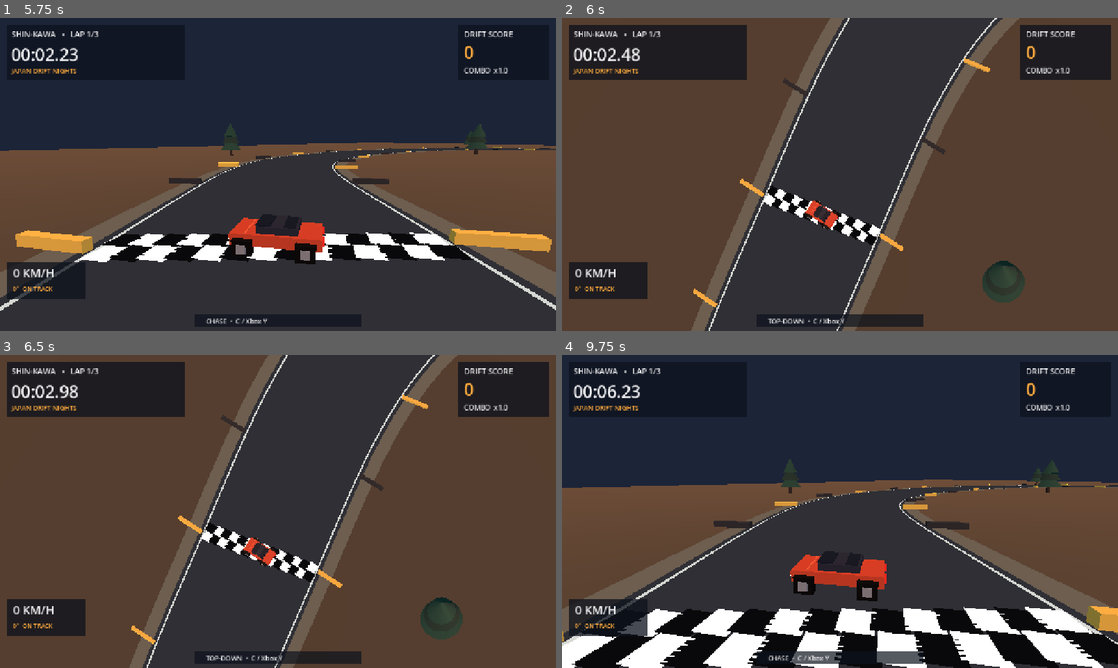
Above: before the commit, frames 1-4 (two rows, left to right).
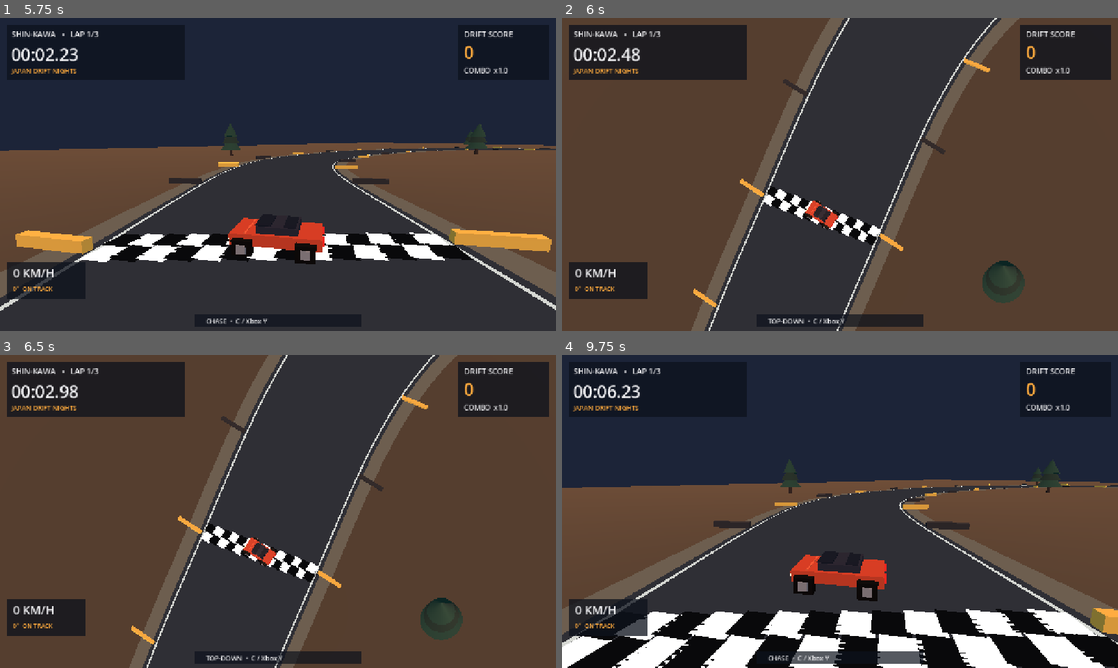
Above: after the commit, the same moments.

Repository: karllondor/Nitro-Wheelz-
Game: Godot game, scene res://scenes/boot.tscn
Same seed, same stepped clock (60 frames per second), same inputs: the game is played once before the commit and once after it.
Inputs (mouse positions are in pixels of both pictures, inside the frame that each line leads up to):
- Up to frame 1 (5.75 s): click "START DRIFT SESSION" at 0.5 s; tap Enter at 1.25 s; move the mouse to (400, 158) at 1.27 s; hold D (move_right) 1.28-2 s; hold Space (action_primary) 1.28-2 s; click (400, 158) at 1.42 s; drag from (166, 190) to (250, 237) at 2.02 s; move the mouse to (333, 105) at 2.77 s; hold D (move_right) 2.78-3.5 s; hold C (camera_toggle) 2.78-3.5 s; tap R (race_restart) at 3.5 s; drag from (250, 237) to (111, 127) at 3.52 s; move the mouse to (444, 221) at 4.27 s; hold A (move_left) 4.28-5 s; hold Space (action_primary) 4.28-5 s; drag from (111, 127) to (194, 96) at 5.02 s
- Up to frame 2 (6 s): move the mouse to (867, 174) at 5.77 s; hold S (brake) from 5.78 s (still down); hold C (camera_toggle) from 5.78 s (still down); click (867, 174) at 5.92 s
- Up to frame 3 (6.5 s): keep holding S (brake); keep holding C (camera_toggle)
- Up to frame 4 (9.75 s): release S (brake) at 6.5 s; release C (camera_toggle) at 6.5 s; drag from (756, 433) to (728, 527) at 6.52 s; move the mouse to (962, 495) at 7.27 s; hold W (move_up) 7.28-8 s; hold Space (action_primary) 7.28-8 s; drag from (728, 527) to (812, 574) at 8.02 s; move the mouse to (895, 442) at 8.77 s; hold S (brake) 8.78-9.5 s; hold C (camera_toggle) 8.78-9.5 s; drag from (812, 574) to (673, 464) at 9.52 s

Frame 1 is identical in both runs. In frame 2, 0.1% of the frame differs, in the area x 24-84%, y 0-100%; in frame 3, 0.3%; in frame 4, 2.9%, in the area x 0-100%, y 33-100%.

Commit message:
fix: brake should decelerate, not reverse a stationary vehicle

Diff:
--- a/game/scripts/driving/drive_model.gd
+++ b/game/scripts/driving/drive_model.gd
@@ -134,10 +134,11 @@
         engine *= clampf(1.0 - (speed - 45.0) / 5.0, 0.0, 1.0)
     if sliding:
         engine *= 0.60
-    var braking: float = BRAKE_ACCEL * brake
-    if local_forward < -0.1:
-        braking *= -1.0
-    var longitudinal_accel: float = engine - braking - ROLLING_DRAG * signf(local_forward)
+    # Apply brakes only against existing velocity; never drive backwards from rest.
+    var effective_brake: float = 0.0
+    if absf(local_forward) > 0.001:
+        effective_brake = minf(BRAKE_ACCEL * brake, absf(local_forward) / dt) * signf(local_forward)
+    var longitudinal_accel: float = engine - effective_brake - ROLLING_DRAG * signf(local_forward)
     var acceleration: Vector2 = f * longitudinal_accel
     acceleration += r * (front_lateral_accel + rear_lateral_accel)
     acceleration -= velocity * speed * DRAG_COEFF
